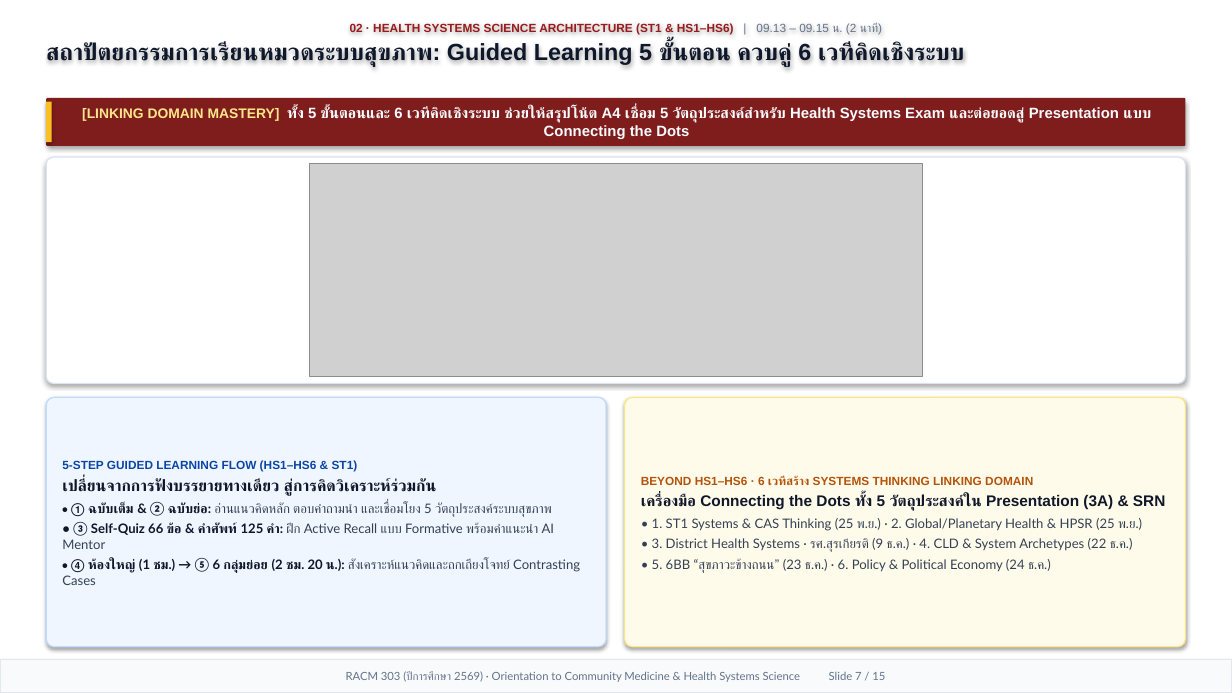
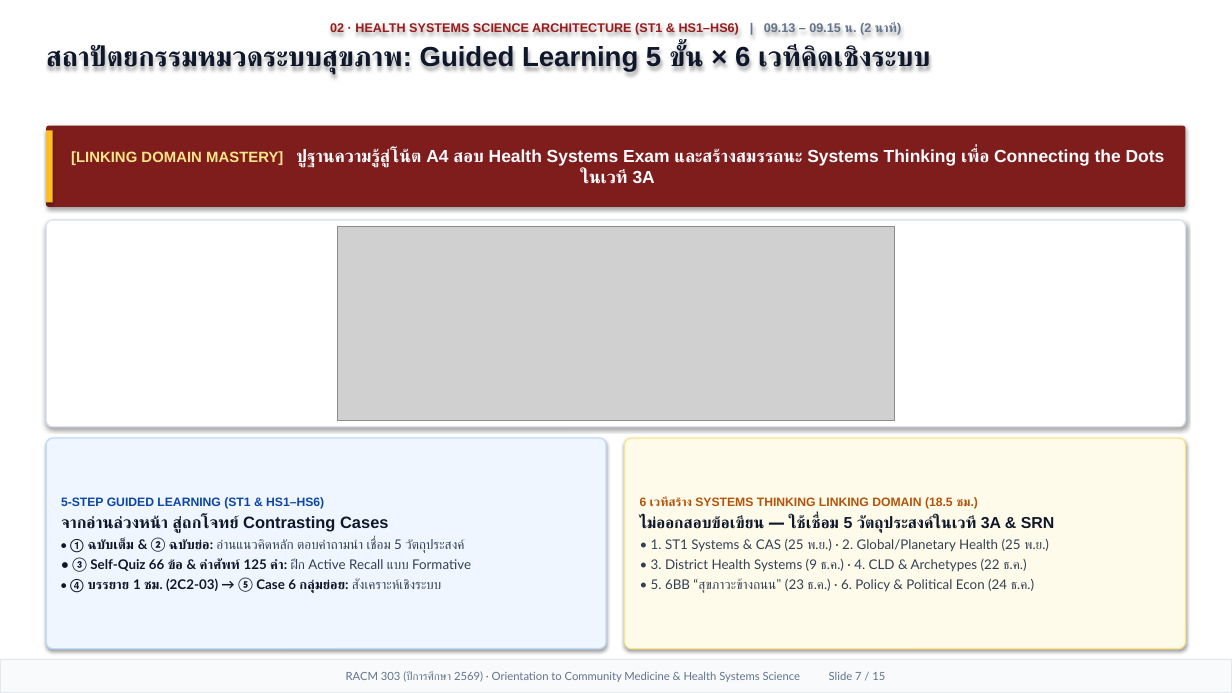
Before and after one commit to smartwoo/racm303-2569-faculty-member, a slide deck: slide 7 of exports/pptx/RACM303_2569_Orientation_Slides.pptx. Drawn at 1232x693 pixels with LibreOffice and Linux fonts; fonts in the diff are those of the drawing; grey boxes stand for pictures. Boxes give left, top, right and bottom in pixels: in the first picture for what was removed or moved away, otherwise in the second. Text is boxed around its words. In the diff, an @@ line names an element or a change of style, - is before the commit and + after.

Commit message:
feat(orientation): Apple Keynote 1/3 header + 2/3 Bento deck, HD original HSS figures with citations, and 6-form-factor responsive design

```diff
--- a/exports/pptx/RACM303_2569_Orientation_Slides.pptx
+++ b/exports/pptx/RACM303_2569_Orientation_Slides.pptx
@@ text at (x1=330, y1=23, x2=902, y2=35): size 9.2 to 9.8 pt in "02 · HEALTH SYSTEMS SCIENCE ARCHITECTURE (ST1 ..."; bold on in "| 09.13 – 09.15 น. (2 นาที)"; more space between paragraphs @@
@@ text at (x1=46, y1=45, x2=930, y2=74): text changed; size 18.2 to 21.5 pt @@
-สถาปัตยกรรมการเรียนหมวดระบบสุขภาพ: Guided Learning 5 ขั้นตอน ควบคู่ 6 เวทีคิดเชิงระบบ
+สถาปัตยกรรมหมวดระบบสุขภาพ: Guided Learning 5 ขั้น × 6 เวทีคิดเชิงระบบ
@@ rectangle resized from (x1=46, y1=102, x2=52, y2=142) to (x1=46, y1=130, x2=53, y2=202) @@
@@ rounded rectangle "[LINKING DOMAIN MASTERY] ปูฐานความรู้สู่โน้ต A4 ..." resized from (x1=46, y1=98, x2=1186, y2=146) to (x1=46, y1=126, x2=1186, y2=207) @@
@@ text in rounded rectangle at (x1=71, y1=149, x2=1165, y2=184): text changed; size 11.6 to 13.6 pt @@
-[LINKING DOMAIN MASTERY] ทั้ง 5 ขั้นตอนและ 6 เวทีคิดเชิงระบบ ช่วยให้สรุปโน้ต A4 เชื่อม 5 วัตถุประสงค์สำหรับ Health Systems Exam และต่อยอดสู่ Presentation แบบ Connecting the Dots
+[LINKING DOMAIN MASTERY] ปูฐานความรู้สู่โน้ต A4 สอบ Health Systems Exam และสร้างสมรรถนะ Systems Thinking เพื่อ Connecting the Dots ในเวที 3A
@@ rounded rectangle resized from (x1=46, y1=157, x2=1186, y2=384) to (x1=46, y1=220, x2=1186, y2=427) @@
@@ picture resized from (x1=310, y1=164, x2=922, y2=377) to (x1=337, y1=226, x2=895, y2=421) @@
@@ rounded rectangle "5-STEP GUIDED LEARNING (ST1 & ..." resized from (x1=46, y1=397, x2=606, y2=647) to (x1=46, y1=438, x2=606, y2=649) @@
@@ rounded rectangle "6 เวทีสร้าง SYSTEMS THINKING LINKING ..." resized from (x1=625, y1=397, x2=1186, y2=647) to (x1=625, y1=438, x2=1186, y2=649) @@
@@ text in rounded rectangle at (x1=61, y1=497, x2=471, y2=593): text changed; size 10.2 to 10.4 pt; text colour #334155 to #0F172A @@
-5-STEP GUIDED LEARNING FLOW (HS1–HS6 & ST1)
-เปลี่ยนจากการฟังบรรยายทางเดียว สู่การคิดวิเคราะห์ร่วมกัน
-• ① ฉบับเต็ม & ② ฉบับย่อ: อ่านแนวคิดหลัก ตอบคำถามนำ และเชื่อมโยง 5 วัตถุประสงค์ระบบสุขภาพ
-• ③ Self-Quiz 66 ข้อ & คำศัพท์ 125 คำ: ฝึก Active Recall แบบ Formative พร้อมคำแนะนำ AI Mentor
-• ④ ห้องใหญ่ (1 ชม.) → ⑤ 6 กลุ่มย่อย (2 ชม. 20 น.): สังเคราะห์แนวคิดและถกเถียงโจทย์ Contrasting Cases
+5-STEP GUIDED LEARNING (ST1 & HS1–HS6)
+จากอ่านล่วงหน้า สู่ถกโจทย์ Contrasting Cases
+• ① ฉบับเต็ม & ② ฉบับย่อ: อ่านแนวคิดหลัก ตอบคำถามนำ เชื่อม 5 วัตถุประสงค์
+• ③ Self-Quiz 66 ข้อ & คำศัพท์ 125 คำ: ฝึก Active Recall แบบ Formative
+• ④ บรรยาย 1 ชม. (2C2-03) → ⑤ Case 6 กลุ่มย่อย: สังเคราะห์เชิงระบบ
@@ text in rounded rectangle at (x1=640, y1=497, x2=1054, y2=593): text changed; size 10.2 to 10.4 pt @@
-BEYOND HS1–HS6 · 6 เวทีสร้าง SYSTEMS THINKING LINKING DOMAIN
-เครื่องมือ Connecting the Dots ทั้ง 5 วัตถุประสงค์ใน Presentation (3A) & SRN
-• 1. ST1 Systems & CAS Thinking (25 พ.ย.) · 2. Global/Planetary Health & HPSR (25 พ.ย.)
-• 3. District Health Systems · รศ.สุรเกียรติ (9 ธ.ค.) · 4. CLD & System Archetypes (22 ธ.ค.)
-• 5. 6BB “สุขภาวะข้างถนน” (23 ธ.ค.) · 6. Policy & Political Economy (24 ธ.ค.)
+6 เวทีสร้าง SYSTEMS THINKING LINKING DOMAIN (18.5 ชม.)
+ไม่ออกสอบข้อเขียน — ใช้เชื่อม 5 วัตถุประสงค์ในเวที 3A & SRN
+• 1. ST1 Systems & CAS (25 พ.ย.) · 2. Global/Planetary Health (25 พ.ย.)
+• 3. District Health Systems (9 ธ.ค.) · 4. CLD & Archetypes (22 ธ.ค.)
+• 5. 6BB “สุขภาวะข้างถนน” (23 ธ.ค.) · 6. Policy & Political Econ (24 ธ.ค.)
```
Also in this commit, not shown: 13 other slides changed, 1 slide added, 1 slide removed, 6 other files.
